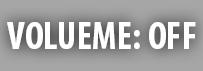
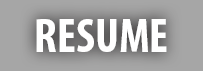
Two versions of the same layered image (203 × 71). Layer-by-layer changes:
renamed "VOLUEME: OFF" to "RESUME", painted on it over (7, 19, 196, 52)
